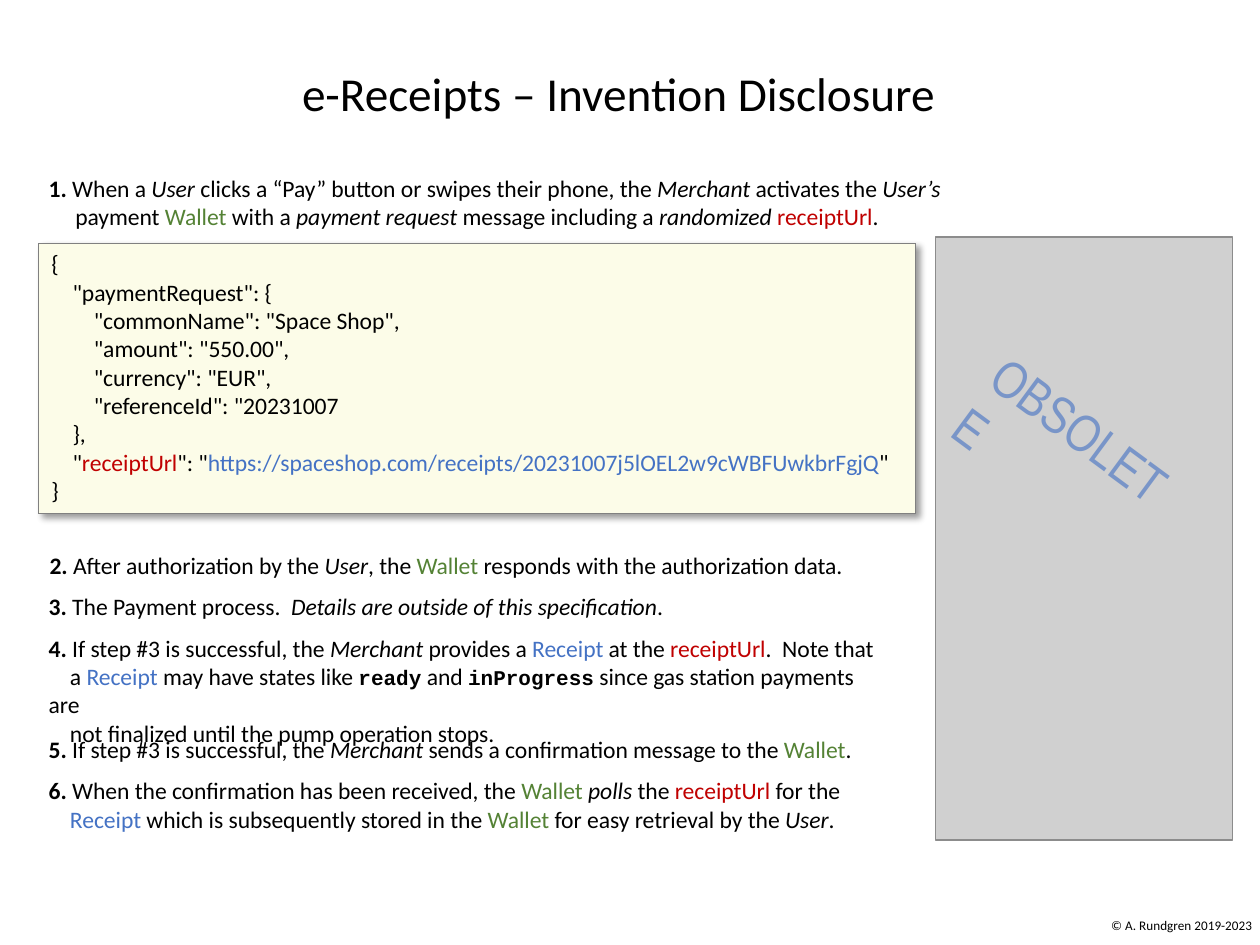
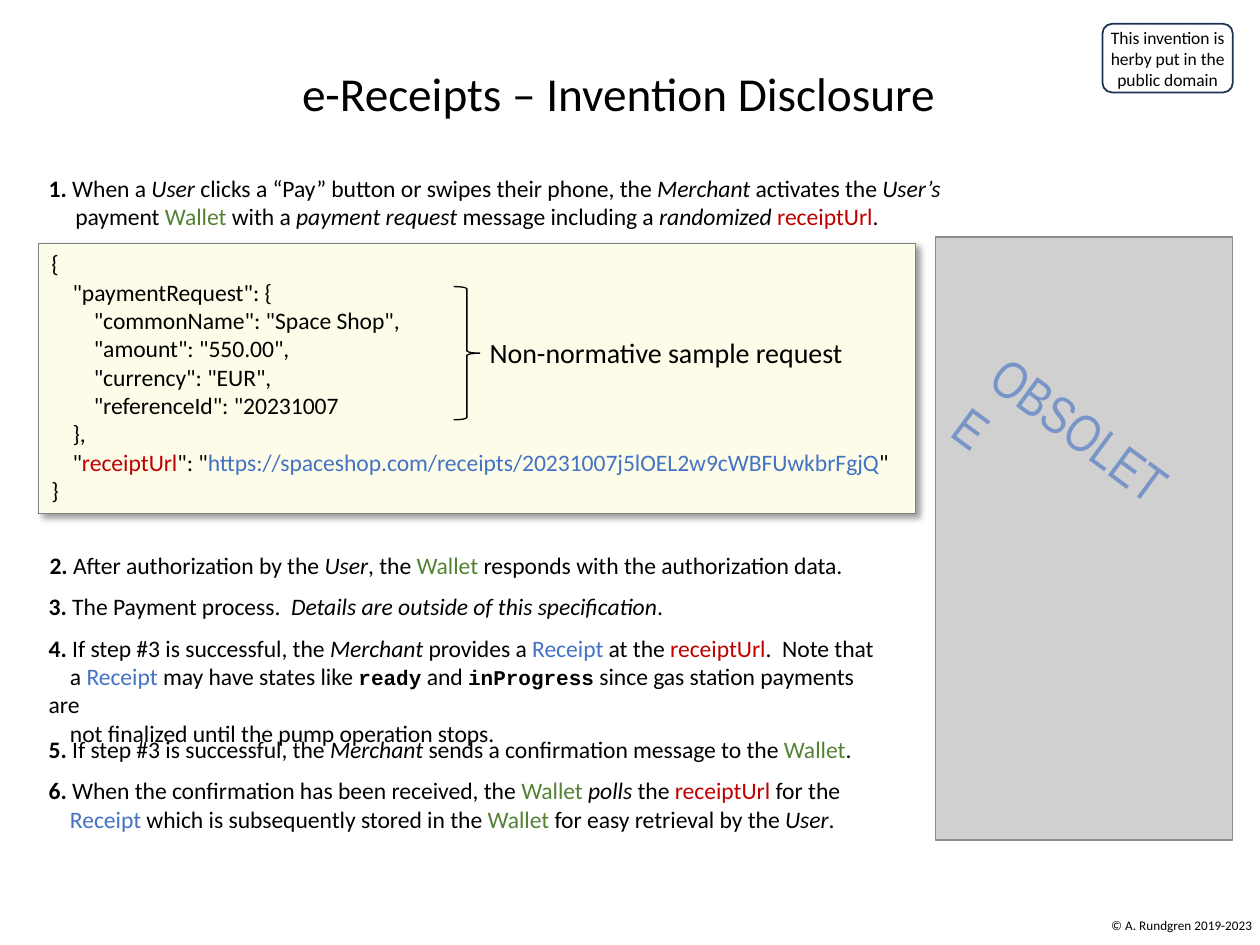
Before and after one commit to cyberphone/doc, a slide deck: slide 1 of defensive-publications/e-receipts.pptx. Drawn at 1260x945 pixels with LibreOffice and Linux fonts; fonts in the diff are those of the drawing; grey boxes stand for pictures. Boxes give left, top, right and bottom in pixels: in the first picture for what was removed or moved away, otherwise in the second. Text is boxed around its words. In the diff, an @@ line names an element or a change of style, - is before the commit and + after.

Commit message:
public domain info added

```diff
--- a/defensive-publications/e-receipts.pptx
+++ b/defensive-publications/e-receipts.pptx
@@ rounded rectangle added at [1102, 24, 1232, 92], outline #1E3256 1 pt, 10 pt, text #000000 @@
+This invention is
+herby put in the
+public domain
@@ right brace added at [454, 286, 480, 420], outline #000000 0.75 pt @@
@@ text added at [490, 343, 842, 368], 16 pt, text #000000 @@
+Non-normative sample request
```
Also in this commit, not shown: 1 other file.
